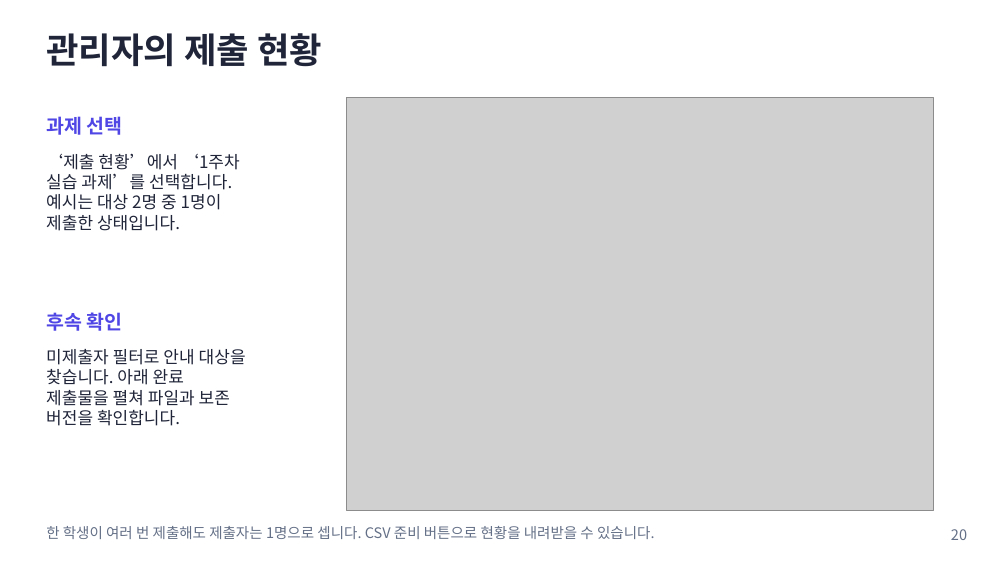
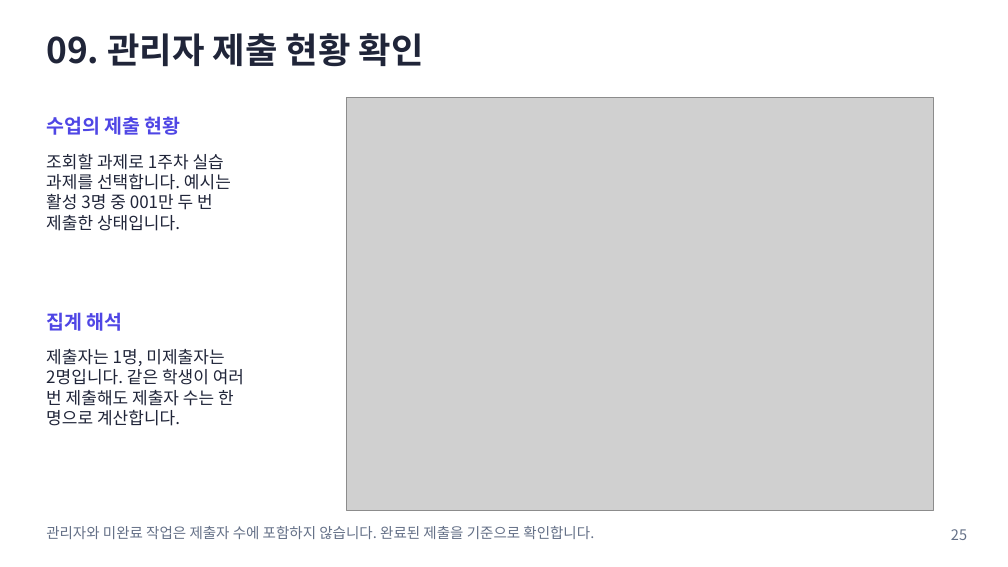
Before and after one commit to prozac0401/AssignmentHub, a slide deck: slide 25 of docs/manual/AssignmentHub_사용자_매뉴얼.pptx (slide 20 before the commit). Drawn at 1008x567 pixels with LibreOffice and Linux fonts; fonts in the diff are those of the drawing; grey boxes stand for pictures. Boxes give left, top, right and bottom in pixels: in the first picture for what was removed or moved away, otherwise in the second. Text is boxed around its words. In the diff, an @@ line names an element or a change of style, - is before the commit and + after.

```diff
--- a/docs/manual/AssignmentHub_사용자_매뉴얼.pptx
+++ b/docs/manual/AssignmentHub_사용자_매뉴얼.pptx
@@ text at bbox=[46, 33, 424, 67]: text changed @@
-관리자의 제출 현황
+09. 관리자 제출 현황 확인
@@ text at bbox=[46, 116, 181, 135]: text changed @@
-과제 선택
+수업의 제출 현황
@@ text at bbox=[46, 154, 231, 210]: text changed @@
-‘제출 현황’에서 ‘1주차
-실습 과제’를 선택합니다.
-예시는 대상 2명 중 1명이
+조회할 과제로 1주차 실습
+과제를 선택합니다. 예시는
+활성 3명 중 001만 두 번
@@ text at bbox=[46, 312, 123, 331]: text changed @@
-후속 확인
+집계 해석
@@ text at bbox=[46, 349, 244, 426]: text changed @@
-미제출자 필터로 안내 대상을
-찾습니다. 아래 완료
-제출물을 펼쳐 파일과 보존
-버전을 확인합니다.
+제출자는 1명, 미제출자는
+2명입니다. 같은 학생이 여러
+번 제출해도 제출자 수는 한
+명으로 계산합니다.
@@ text at bbox=[46, 526, 594, 539]: text changed @@
-한 학생이 여러 번 제출해도 제출자는 1명으로 셉니다. CSV 준비 버튼으로 현황을 내려받을 수 있습니다.
+관리자와 미완료 작업은 제출자 수에 포함하지 않습니다. 완료된 제출을 기준으로 확인합니다.
@@ text at bbox=[951, 529, 967, 540]: text changed @@
-20
+25
```
Also in this commit, not shown: 25 other slides changed, 9 slides added, 1 slide removed, 54 other files.
